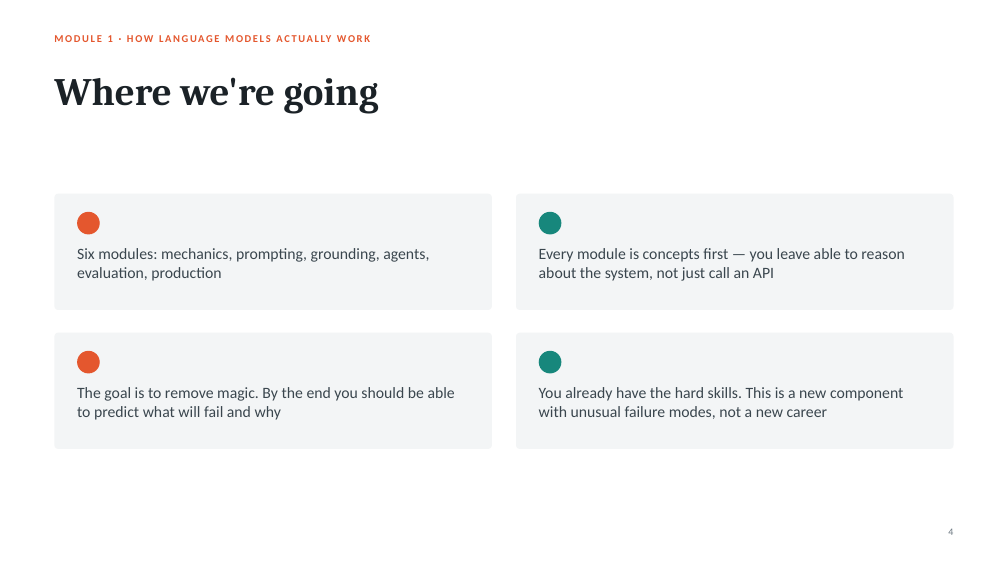
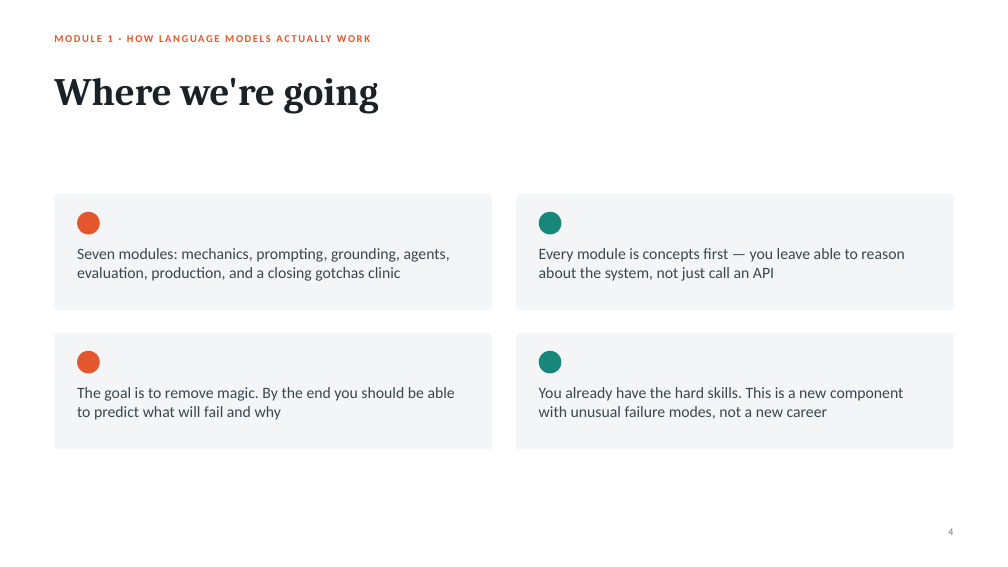
Before and after one commit to RickZee/ai-workshop, a slide deck: slide 4 of presentation/ai-foundations-for-engineers.pptx. Drawn at 1008x567 pixels with LibreOffice and Linux fonts; fonts in the diff are those of the drawing. Boxes give left, top, right and bottom in pixels: in the first picture for what was removed or moved away, otherwise in the second. Text is boxed around its words. In the diff, an @@ line names an element or a change of style, - is before the commit and + after.

Commit message:
Added gotchas

```diff
--- a/presentation/ai-foundations-for-engineers.pptx
+++ b/presentation/ai-foundations-for-engineers.pptx
@@ text at (x1=77, y1=248, x2=450, y2=281): text changed @@
-Six modules: mechanics, prompting, grounding, agents, evaluation, production
+Seven modules: mechanics, prompting, grounding, agents, evaluation, production, and a closing gotchas clinic
```
Also in this commit, not shown: 1 other slide changed, 1 other file.
